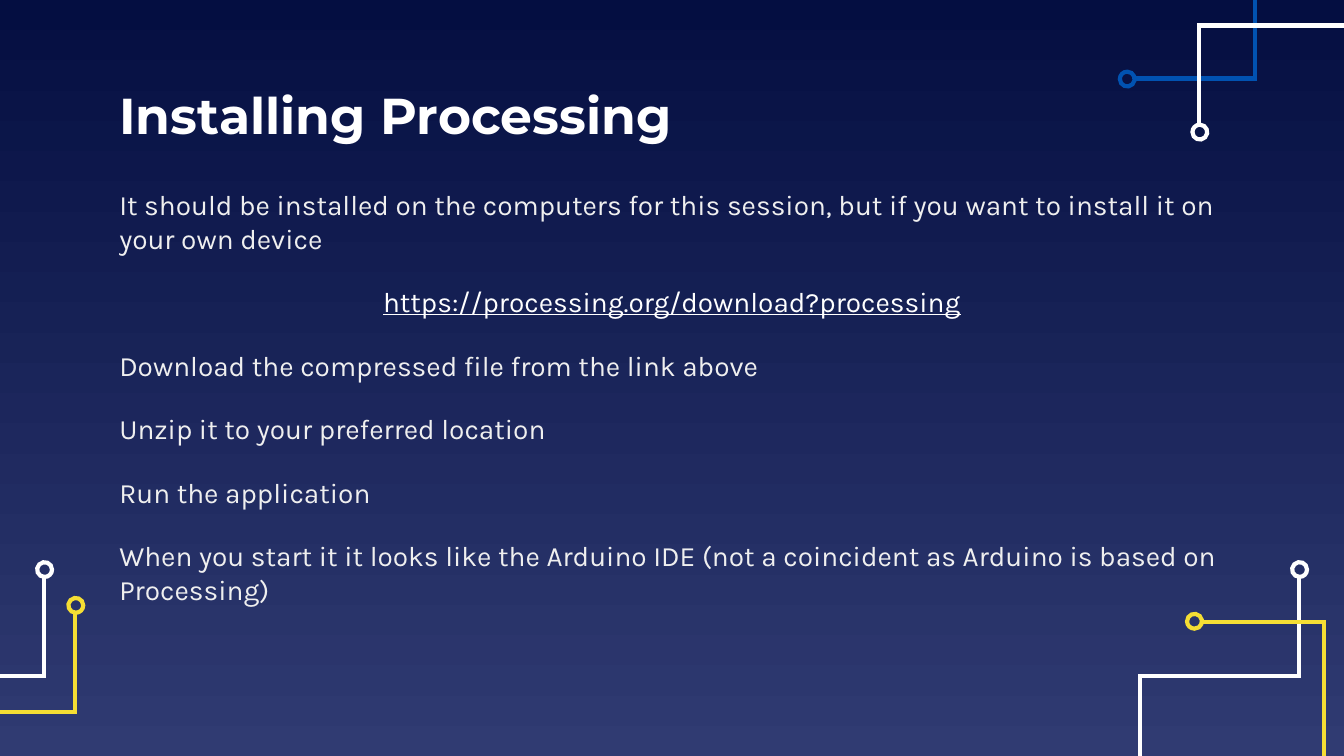
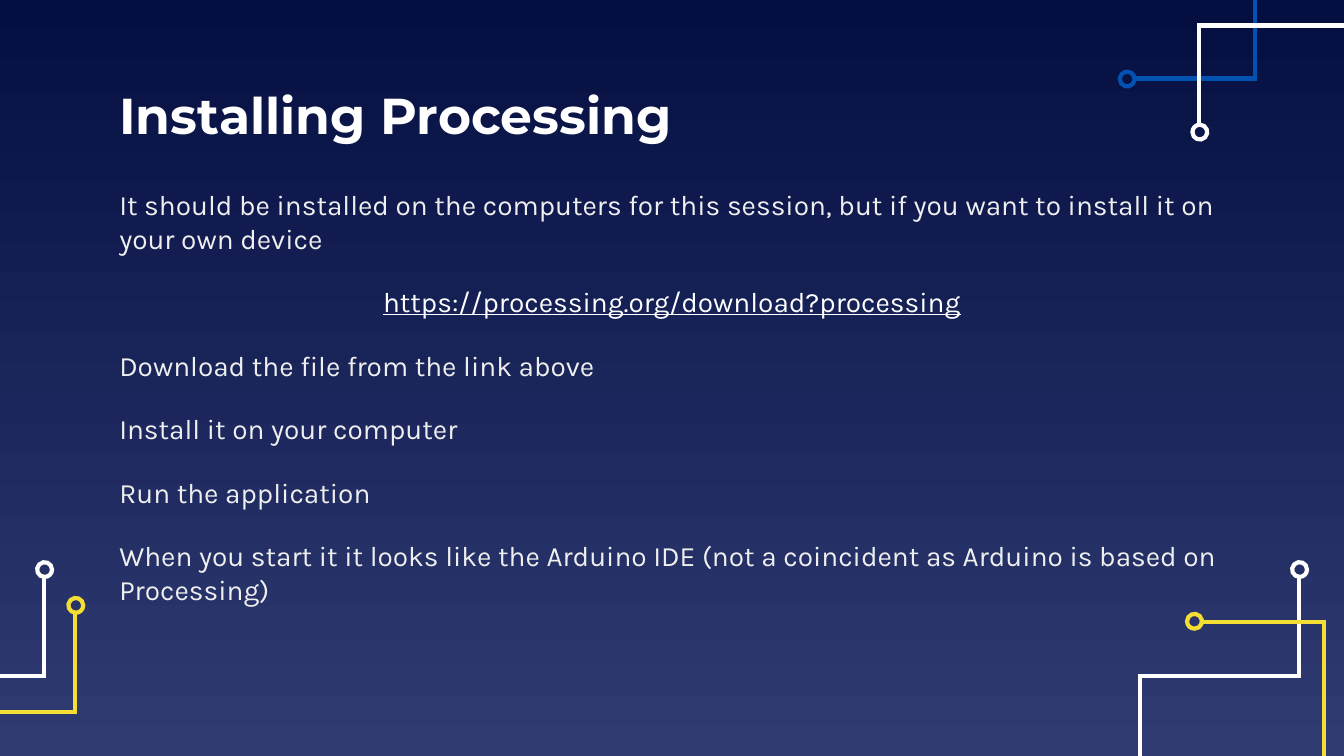
Before and after one commit to EELabMan/Arduino-4-Serial-Communications, a slide deck: slide 24 of Arduino Workshop 4 Serial Communication.pptx (slide 27 before the commit). Drawn at 1344x756 pixels with LibreOffice and Linux fonts; fonts in the diff are those of the drawing. Boxes give left, top, right and bottom in pixels: in the first picture for what was removed or moved away, otherwise in the second. Text is boxed around its words. In the diff, an @@ line names an element or a change of style, - is before the commit and + after.

```diff
--- a/Arduino Workshop 4 Serial Communication.pptx
+++ b/Arduino Workshop 4 Serial Communication.pptx
@@ text at box(119, 356, 595, 446): text changed @@
-Download the compressed file from the link above
-Unzip it to your preferred location
+Download the file from the link above
+Install it on your computer
```
Also in this commit, not shown: 22 other slides changed, 1 slide added, 7 slides removed.
